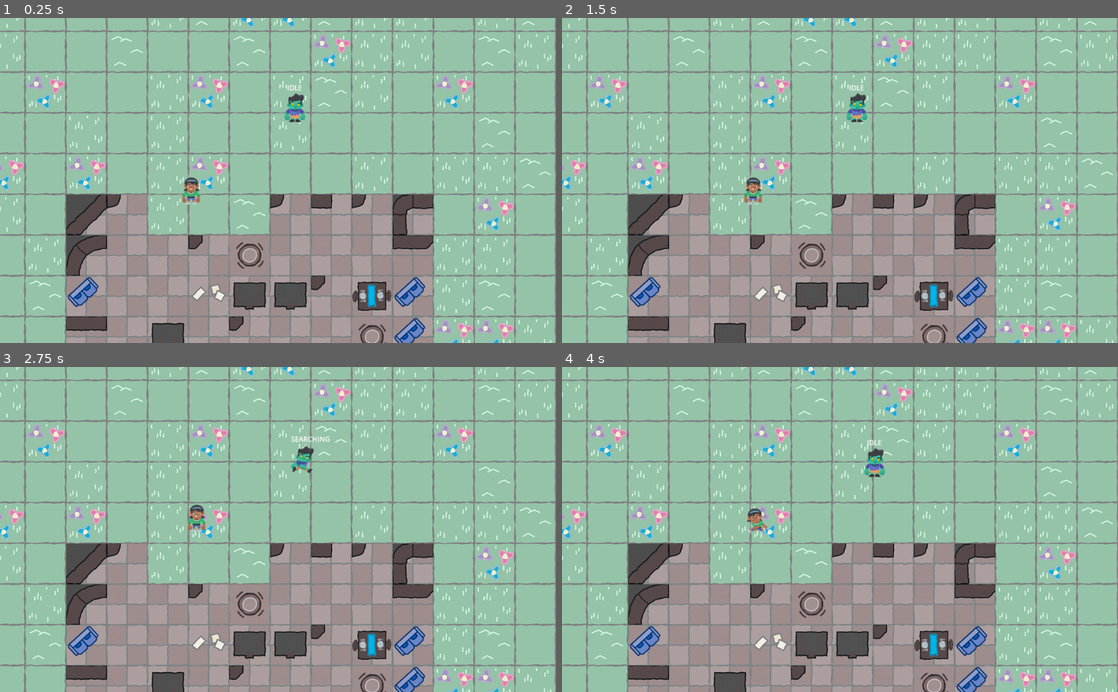
Above: before the commit, frames 1-4 (two rows, left to right).
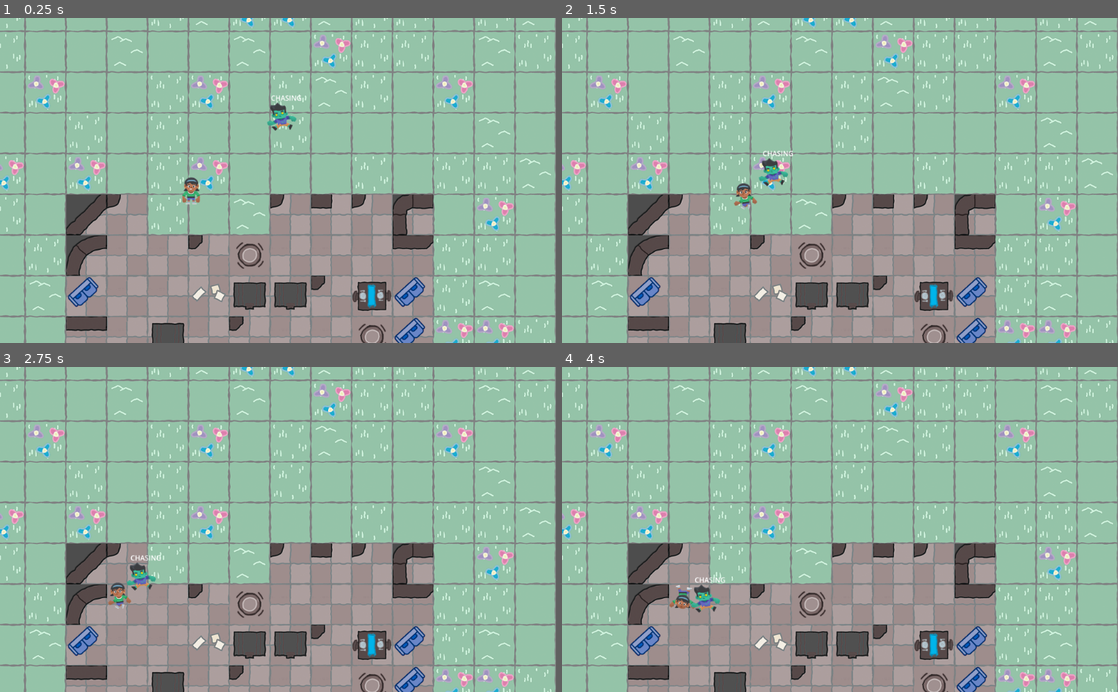
Above: after the commit, the same moments.

Repository: padraik/JamSepticEye
Game: Godot game, scene res://scenes/collision_test.tscn
The game is run twice, just before and just after one commit, with the same random seed, the same clock (stepped at 60 frames per second) and the same inputs. This scene is started directly instead of the project's main scene.
Inputs (mouse positions are in pixels of both pictures, inside the frame that each line leads up to):
- Up to frame 1 (0.25 s): no input
- Up to frame 2 (1.5 s): tap Enter (ui_accept) at 0.5, 0.77 s; move the mouse to (962, 164) at 0.52 s; hold D (move_right) 0.53-1.28 s; click (962, 164) at 0.67 s; move the mouse to (728, 196) at 1.27 s; hold S (move_down) from 1.28 s (still down)
- Up to frame 3 (2.75 s): tap Enter (ui_accept) at 1.52 s; move the mouse to (333, 458) at 2.02 s; release S (move_down) at 2.03 s; hold D (move_right) from 2.03 s (still down)
- Up to frame 4 (4 s): move the mouse to (812, 594) at 2.77 s; release D (move_right) at 2.78 s; hold W (move_up) 2.78-3.53 s; click (812, 594) at 2.92 s; tap Enter (ui_accept) at 3.02, 3.77 s; move the mouse to (1006, 578) at 3.52 s; hold A (move_left) from 3.53 s (still down)

The runs differ from the first frame. In frame 1, 0.5% of the frame differs, in the area x 48-55%, y 20-35%; in frame 2, 0.9%; in frame 3, 0.9%, in the area x 19-60%, y 21-75%; in frame 4, 0.9%.

Commit message:
bugfixes

Diff:
--- a/scenes/police_officer.tscn
+++ b/scenes/police_officer.tscn
@@ -80,7 +80,7 @@
 height = 74.0
 
 [sub_resource type="CircleShape2D" id="CircleShape2D_pqrst"]
-radius = 53.0
+radius = 159.0
 
 [node name="PoliceOfficer" type="CharacterBody2D"]
 collision_mask = 7
@@ -109,7 +109,7 @@
 autostart = true
 
 [node name="FireRateTimer" type="Timer" parent="."]
-wait_time = 2.0
+wait_time = 1.0
 one_shot = true
 
 [node name="ConversionTimer" type="Timer" parent="."]
--- a/scenes/zombie.tscn
+++ b/scenes/zombie.tscn
@@ -106,7 +106,7 @@
 shape = SubResource("CapsuleShape2D_12345")
 
 [node name="DetectionArea" type="Area2D" parent="."]
-scale = Vector2(3, 3)
+scale = Vector2(6, 6)
 collision_layer = 0
 
 [node name="CollisionShape2D" type="CollisionShape2D" parent="DetectionArea"]
--- a/scripts/player.gd
+++ b/scripts/player.gd
@@ -8,11 +8,9 @@
 var stab_timer: Timer
 
 func _ready():
+	add_to_group("player")
 	# Connect to animation finished signal
 	animated_sprite.animation_finished.connect(_on_animation_finished)
-
-	# Ensure the player can collide with walls
-	collision_mask = 7
 
 	# Create timer for stab animation
 	stab_timer = Timer.new()
--- a/scripts/zombie.gd
+++ b/scripts/zombie.gd
@@ -1,6 +1,6 @@
 extends CharacterBody2D
 
-@export var speed = 60.0
+@export var speed = 110.0
 @export var wander_range = 150
 
 enum State { IDLE, SEARCHING, CHASING, DOWN }
@@ -190,6 +190,9 @@
 
 func go_down():
 	self.state = State.DOWN
+	z_index = -1
+	collision_layer = 0
+	collision_mask = 0
 	$CollisionShape2D.disabled = true
 	$DetectionArea/CollisionShape2D.disabled = true
 	$WanderTimer.stop()
